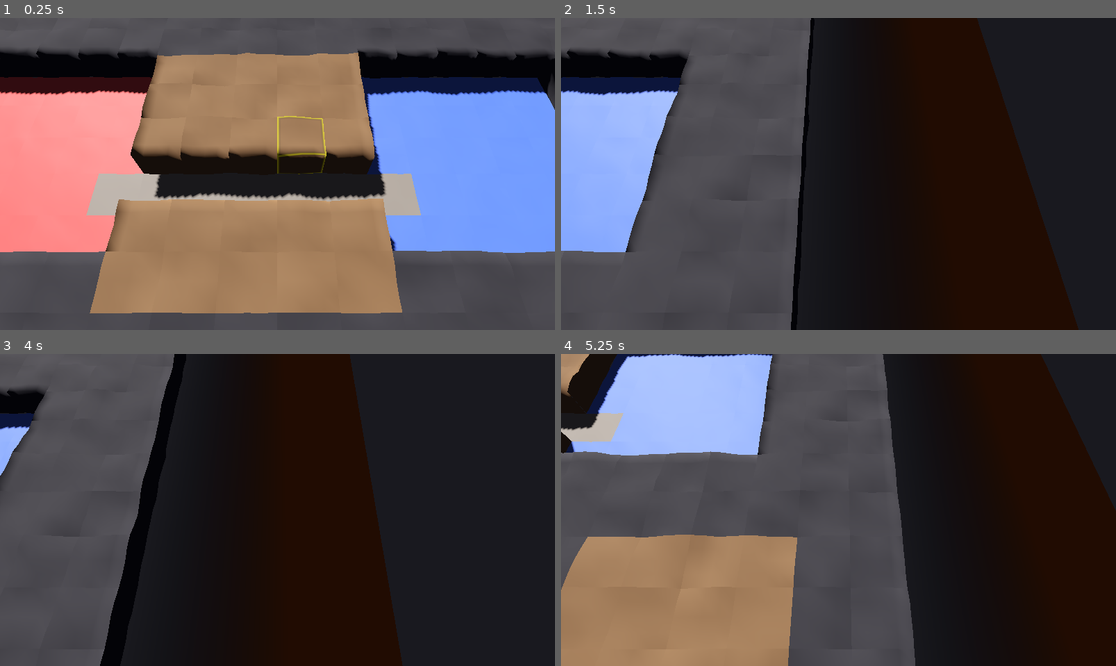
Above: before the commit, frames 1-4 (two rows, left to right).
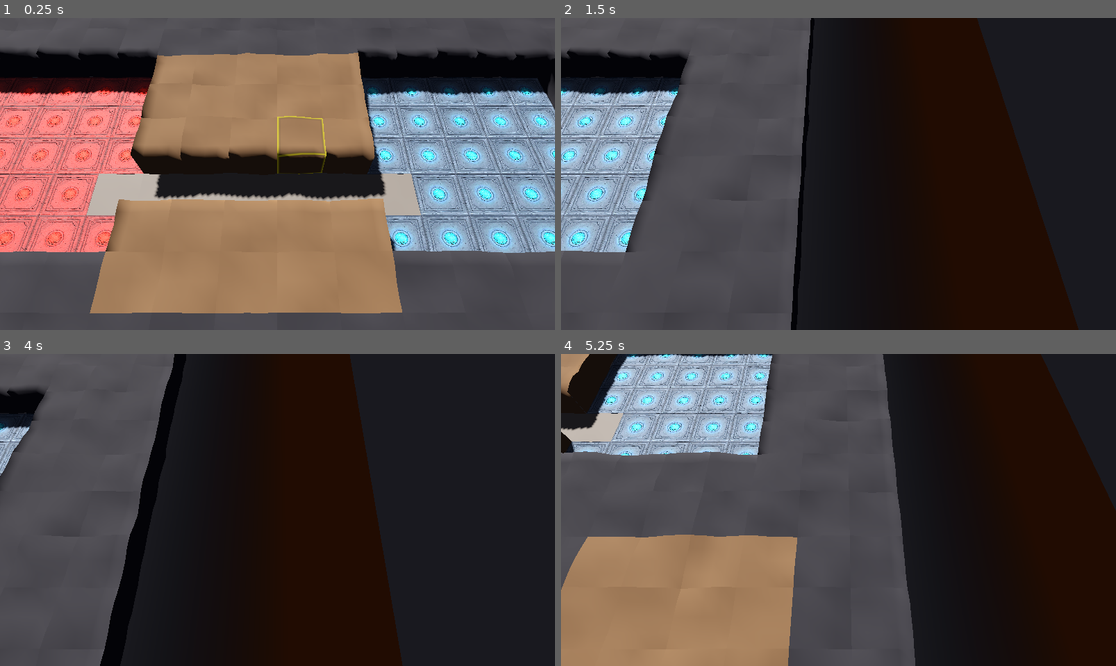
Above: after the commit, the same moments.

Repository: unxsist/dungeon-dungeon
Game: Godot game, scene res://scenes/main.tscn
Two runs of this game, one before a commit and one after it. Both use one fixed random seed, a clock stepped at 60 frames per second and the inputs below.
Inputs (mouse positions are in pixels of both pictures, inside the frame that each line leads up to):
- Up to frame 1 (0.25 s): no input
- Up to frame 2 (1.5 s): tap Enter at 0.5 s; move the mouse to (960, 158) at 0.52 s; hold Right (ui_right) 0.53-1.25 s; tap 1 at 0.6 s; click (960, 158) at 0.67 s; drag from (727, 189) to (810, 236) at 1.27 s
- Up to frame 3 (4 s): tap Space at 2 s; move the mouse to (333, 441) at 2.02 s; hold Right (ui_right) 2.03-2.75 s; tap 1 at 2.1, 3.6 s; drag from (249, 572) to (111, 463) at 2.77 s; move the mouse to (444, 556) at 3.52 s; hold Left (ui_left) from 3.53 s (still down)
- Up to frame 4 (5.25 s): release Left (ui_left) at 4.25 s; drag from (672, 463) to (755, 432) at 4.27 s; tap Enter at 5 s; move the mouse to (866, 510) at 5.02 s; hold Down (ui_down) from 5.03 s (still down); tap 1 at 5.1 s; click (866, 510) at 5.17 s

The runs differ from the first frame. In frame 1, 21% of the frame differs, in the area x 0-100%, y 18-76%; in frame 2, 8.6%; in frame 3, 0.6%; in frame 4, 8.5%.

Commit message:
floor texture

Diff:
--- a/scripts/presentation/tile_renderer.gd
+++ b/scripts/presentation/tile_renderer.gd
@@ -36,6 +36,10 @@
 @export var border_y: float = -0.02
 
 var border_shader: Shader
+
+## Claimed floor shader and texture
+var claimed_floor_shader: Shader
+var claimed_floor_texture: Texture2D
 
 ## Noise generator for procedural variations
 var noise: FastNoiseLite
@@ -83,6 +87,10 @@
 	floor_mat.roughness = 0.7
 	materials["floor"] = floor_mat
 
+	# Claimed floor shader and texture
+	claimed_floor_shader = load("res://shaders/claimed_floor.gdshader")
+	claimed_floor_texture = load("res://resources/textures/claimed_player.png")
+
 	# Claimed materials by faction (will be generated dynamically)
 	materials["claimed"] = {}
 
@@ -92,23 +100,42 @@
 	border_shader = load("res://shaders/map_border.gdshader")
 
 
+## Player faction ID constant
+const PLAYER_FACTION_ID := 0
+
+
 ## Get or create material for claimed tile
-func _get_claimed_material(faction_id: int) -> StandardMaterial3D:
+func _get_claimed_material(faction_id: int) -> ShaderMaterial:
 	if materials["claimed"].has(faction_id):
 		return materials["claimed"][faction_id]
 
-	var mat := StandardMaterial3D.new()
+	var mat := ShaderMaterial.new()
+	mat.shader = claimed_floor_shader
+
+	# Set the claimed floor texture
+	mat.set_shader_parameter("albedo_texture", claimed_floor_texture)
 
 	# Get faction color if available
 	var faction_color := Color(0.3, 0.3, 0.5)  # Default blue-gray
+	var is_player := faction_id == PLAYER_FACTION_ID
+
 	if map_data:
 		var faction := map_data.get_faction(faction_id)
 		if faction:
 			faction_color = faction.color
 
-	# Mix faction color with stone gray
-	mat.albedo_color = faction_color.lerp(Color(0.5, 0.5, 0.5), 0.4)
-	mat.roughness = 0.6
+	# For enemy factions, use bright red
+	if not is_player:
+		faction_color = Color(1.0, 0.2, 0.15)  # Bright red for enemies
+
+	# Set shader parameters
+	mat.set_shader_parameter("faction_color", faction_color)
+	mat.set_shader_parameter("faction_mix", 0.15 if is_player else 0.2)
+	mat.set_shader_parameter("color_replace_strength", 0.0 if is_player else 0.95)  # Replace cyan crystal with red for enemies
+	mat.set_shader_parameter("roughness", 0.65)
+	mat.set_shader_parameter("normal_strength", 1.5)
+	mat.set_shader_parameter("brightness_variation", 0.06)
+	mat.set_shader_parameter("saturation_variation", 0.04)
 
 	materials["claimed"][faction_id] = mat
 	return mat
@@ -166,8 +193,13 @@
 		TileTypes.Type.ROCK, TileTypes.Type.WALL:
 			mesh_instance.mesh = _create_wall_mesh(pos, tile)
 			mesh_instance.material_override = _get_material_for_tile(tile)
-		TileTypes.Type.FLOOR, TileTypes.Type.CLAIMED:
+		TileTypes.Type.FLOOR:
 			mesh_instance.mesh = _create_floor_mesh(pos, tile)
+			mesh_instance.material_override = _get_material_for_tile(tile)
+		TileTypes.Type.CLAIMED:
+			# Calculate tile seed for per-tile variation (hash of position)
+			var tile_seed := _get_tile_seed(pos)
+			mesh_instance.mesh = _create_floor_mesh(pos, tile, tile_seed)
 			mesh_instance.material_override = _get_material_for_tile(tile)
 
 	# Position the mesh
@@ -382,8 +414,15 @@
 	return false
 
 
+## Generate a deterministic seed for a tile position (for per-tile variation)
+func _get_tile_seed(pos: Vector2i) -> float:
+	# Simple hash combining x and y coordinates
+	return float(pos.x * 73856093 ^ pos.y * 19349663)
+
+
 ## Create a floor mesh with organic deformations
-func _create_floor_mesh(pos: Vector2i, _tile: Dictionary) -> Mesh:
+## tile_seed: Optional seed for per-tile variation (passed via UV2 for shader use)
+func _create_floor_mesh(pos: Vector2i, _tile: Dictionary, tile_seed: float = 0.0) -> Mesh:
 	var size := map_data.tile_size
 	var st := SurfaceTool.new()
 	st.begin(Mesh.PRIMITIVE_TRIANGLES)
@@ -418,7 +457,7 @@
 			var v2 := vertices[i + subdivs + 2]
 			var v3 := vertices[i + subdivs + 1]
 
-			_add_quad_with_vertices(st, v0, v1, v2, v3)
+			_add_quad_with_vertices(st, v0, v1, v2, v3, tile_seed)
 
 	st.generate_normals()
 	return st.commit()
@@ -452,7 +491,8 @@
 
 
 ## Add a quad with auto-calculated UVs based on local position
-func _add_quad_with_vertices(st: SurfaceTool, v0: Vector3, v1: Vector3, v2: Vector3, v3: Vector3) -> void:
+## tile_seed: Optional seed stored in UV2.x for per-tile shader variation
+func _add_quad_with_vertices(st: SurfaceTool, v0: Vector3, v1: Vector3, v2: Vector3, v3: Vector3, tile_seed: float = 0.0) -> void:
 	# Calculate normal from vertices
 	var edge1 := v1 - v0
 	var edge2 := v3 - v0
@@ -461,25 +501,34 @@
 	# Calculate UVs based on XZ position (assuming horizontal surface)
 	var size := map_data.tile_size if map_data else 4.0
 
+	# UV2 stores tile seed for per-tile variation in shaders
+	var uv2 := Vector2(tile_seed, 0.0)
+
 	st.set_normal(normal)
 
 	st.set_uv(Vector2(v0.x / size, v0.z / size))
+	st.set_uv2(uv2)
 	st.add_vertex(v0)
 
 	st.set_uv(Vector2(v1.x / size, v1.z / size))
+	st.set_uv2(uv2)
 	st.add_vertex(v1)
 
 	st.set_uv(Vector2(v2.x / size, v2.z / size))
+	st.set_uv2(uv2)
 	st.add_vertex(v2)
 
 	# Second triangle
 	st.set_uv(Vector2(v0.x / size, v0.z / size))
+	st.set_uv2(uv2)
 	st.add_vertex(v0)
 
 	st.set_uv(Vector2(v2.x / size, v2.z / size))
+	st.set_uv2(uv2)
 	st.add_vertex(v2)
 
 	st.set_uv(Vector2(v3.x / size, v3.z / size))
+	st.set_uv2(uv2)
 	st.add_vertex(v3)
 
 
--- /dev/null
+++ b/shaders/claimed_floor.gdshader
@@ -0,0 +1,109 @@
+shader_type spatial;
+render_mode blend_mix, depth_draw_opaque, cull_back, diffuse_burley, specular_schlick_ggx;
+
+// Texture inputs
+uniform sampler2D albedo_texture : source_color, filter_linear_mipmap, repeat_enable;
+
+// Faction color mixing
+uniform vec4 faction_color : source_color = vec4(0.3, 0.3, 0.5, 1.0);
+uniform float faction_mix : hint_range(0.0, 1.0) = 0.25;
+uniform float color_replace_strength : hint_range(0.0, 1.0) = 0.0;  // For replacing cyan with faction color
+
+// Material properties
+uniform float roughness : hint_range(0.0, 1.0) = 0.7;
+uniform float metallic : hint_range(0.0, 1.0) = 0.0;
+
+// Normal map derived from texture (Sobel filter)
+uniform float normal_strength : hint_range(0.0, 3.0) = 1.5;
+uniform float normal_sample_offset : hint_range(0.001, 0.01) = 0.003;
+
+// Per-tile variation (passed via UV2.x)
+uniform float brightness_variation : hint_range(0.0, 0.15) = 0.06;
+uniform float saturation_variation : hint_range(0.0, 0.15) = 0.04;
+
+varying float tile_seed;
+
+void vertex() {
+	// Read per-tile seed from UV2.x (set during mesh generation)
+	tile_seed = UV2.x;
+}
+
+// Simple hash function for pseudo-random values
+float hash(float n) {
+	return fract(sin(n) * 43758.5453123);
+}
+
+// Adjust saturation of a color
+vec3 adjust_saturation(vec3 color, float adjustment) {
+	float gray = dot(color, vec3(0.299, 0.587, 0.114));
+	return mix(vec3(gray), color, 1.0 + adjustment);
+}
+
+// Get luminance from color (used for height in normal derivation)
+float get_height(vec2 uv) {
+	vec3 color = texture(albedo_texture, uv).rgb;
+	return dot(color, vec3(0.299, 0.587, 0.114));
+}
+
+// Derive normal map from albedo texture using Sobel filter
+vec3 derive_normal(vec2 uv) {
+	float offset = normal_sample_offset;
+
+	// Sample heights in a 3x3 grid (Sobel kernel)
+	float tl = get_height(uv + vec2(-offset, -offset));
+	float t  = get_height(uv + vec2(0.0, -offset));
+	float tr = get_height(uv + vec2(offset, -offset));
+	float l  = get_height(uv + vec2(-offset, 0.0));
+	float r  = get_height(uv + vec2(offset, 0.0));
+	float bl = get_height(uv + vec2(-offset, offset));
+	float b  = get_height(uv + vec2(0.0, offset));
+	float br = get_height(uv + vec2(offset, offset));
+
+	// Sobel filter for gradient
+	float dx = (tr + 2.0 * r + br) - (tl + 2.0 * l + bl);
+	float dy = (bl + 2.0 * b + br) - (tl + 2.0 * t + tr);
+
+	// Construct normal (flip Y for correct orientation)
+	vec3 normal = normalize(vec3(-dx * normal_strength, -dy * normal_strength, 1.0));
+
+	// Convert from [-1,1] to [0,1] range for NORMAL_MAP
+	return normal * 0.5 + 0.5;
+}
+
+void fragment() {
+	// Sample albedo texture
+	vec4 tex = texture(albedo_texture, UV);
+
+	// Detect cyan/blue areas (the crystal) based on color
+	// Cyan has high G and B, low R
+	float cyan_amount = min(tex.g, tex.b) - tex.r * 0.5;
+	cyan_amount = clamp(cyan_amount * 2.0, 0.0, 1.0);
+
+	// Replace cyan areas with faction color (preserving luminance)
+	float tex_luminance = dot(tex.rgb, vec3(0.299, 0.587, 0.114));
+	vec3 replaced_color = faction_color.rgb * (tex_luminance * 1.5 + 0.3);
+
+	// Blend between original and replaced based on cyan detection and strength
+	vec3 base_color = mix(tex.rgb, replaced_color, cyan_amount * color_replace_strength);
+
+	// Also apply subtle overall faction tint to non-crystal areas
+	base_color = mix(base_color, faction_color.rgb * base_color, faction_mix * (1.0 - cyan_amount));
+
+	// Per-tile variations using the seed
+	float brightness_offset = (hash(tile_seed) - 0.5) * 2.0 * brightness_variation;
+	float saturation_offset = (hash(tile_seed + 100.0) - 0.5) * 2.0 * saturation_variation;
+
+	// Apply brightness variation
+	base_color *= (1.0 + brightness_offset);
+
+	// Apply saturation variation
+	base_color = adjust_saturation(base_color, saturation_offset);
+
+	ALBEDO = base_color;
+	ROUGHNESS = roughness;
+	METALLIC = metallic;
+
+	// Derive and apply normal map from texture luminance
+	NORMAL_MAP = derive_normal(UV);
+	NORMAL_MAP_DEPTH = 1.0;
+}
Not shown, added: shaders/claimed_floor.gdshader.uid
